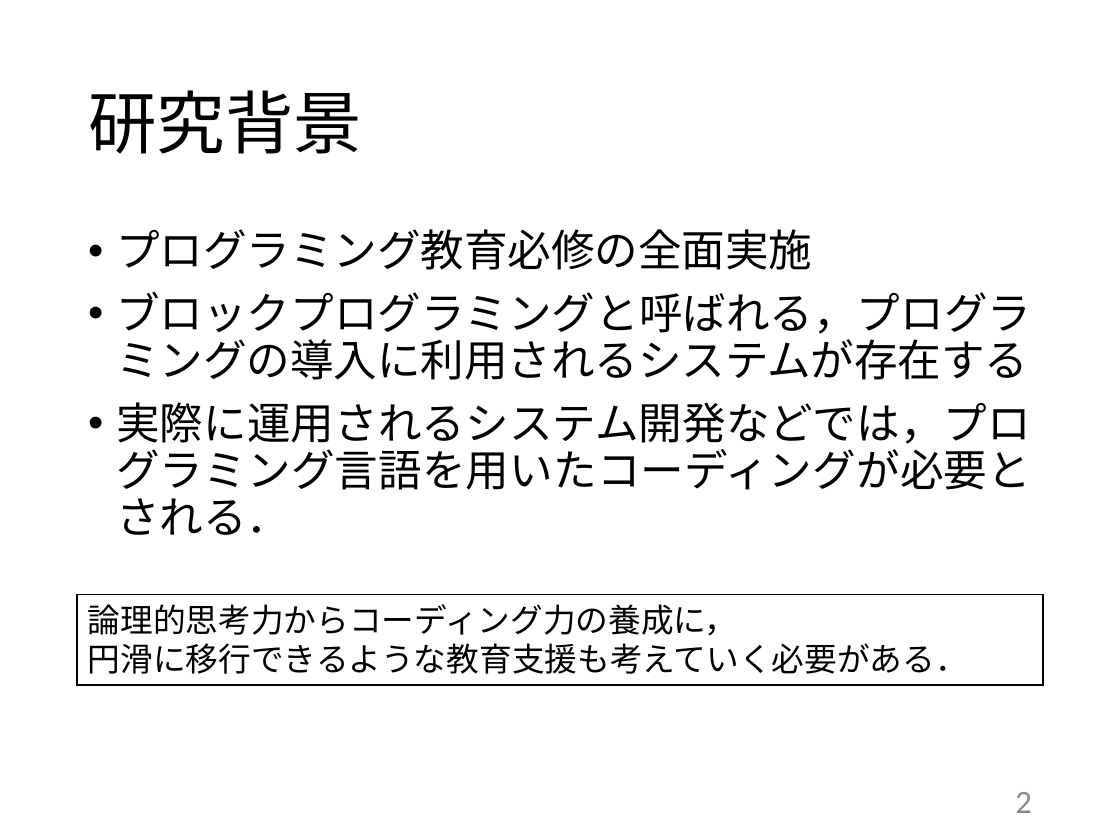
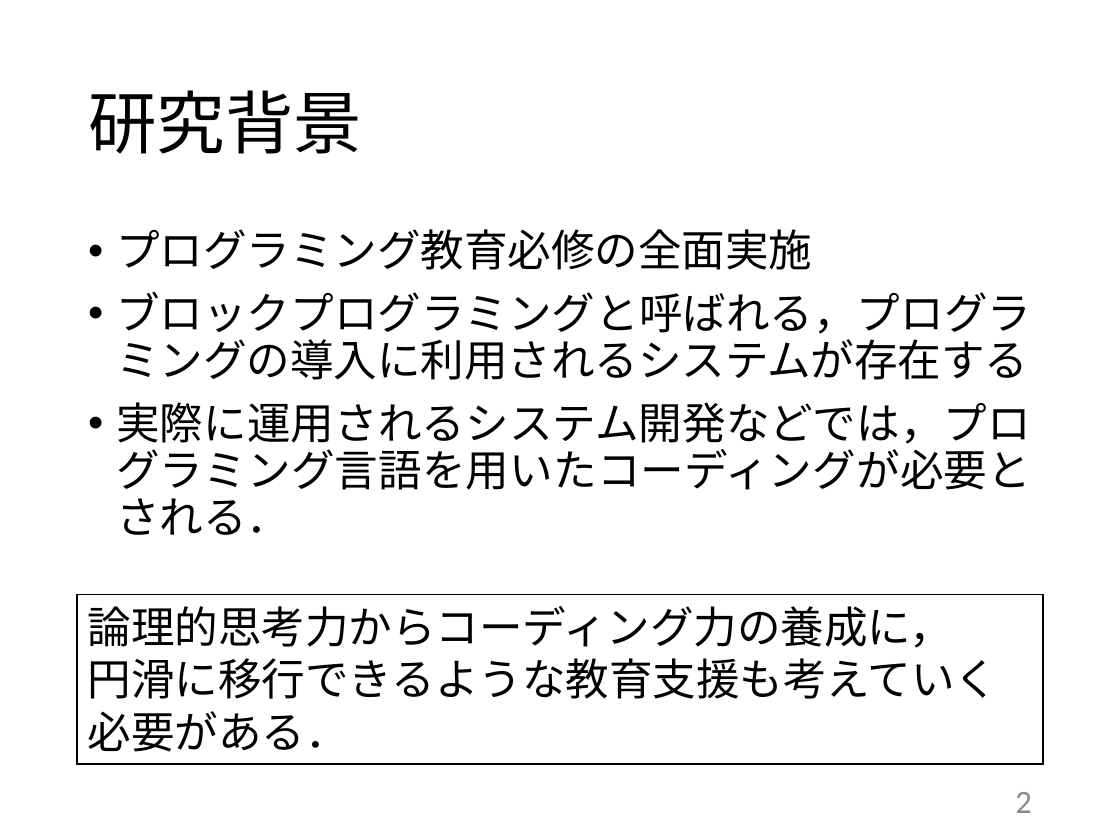
Before and after one commit to kait-takanolab/1821121-shimaoka-thesis, a slide deck: slide 2 of 1821121_shimaoka_thesis.pptx. Drawn at 1120x840 pixels with LibreOffice and Linux fonts; fonts in the diff are those of the drawing. Boxes give left, top, right and bottom in pixels: in the first picture for what was removed or moved away, otherwise in the second. Text is boxed around its words. In the diff, an @@ line names an element or a change of style, - is before the commit and + after.

```diff
--- a/1821121_shimaoka_thesis.pptx
+++ b/1821121_shimaoka_thesis.pptx
@@ rectangle "論理的思考力からコーディング力の養成に，": place and size @@
-rectangle "論理的思考力からコーディング力の養成に，" at box(77, 595, 1043, 685)
+rectangle "論理的思考力からコーディング力の養成に，" at box(77, 595, 1043, 764)
@@ rectangle "論理的思考力からコーディング力の養成に，" at box(77, 595, 1043, 764): size 21 to 28 pt @@
```
Also in this commit, not shown: 2 other slides changed.
